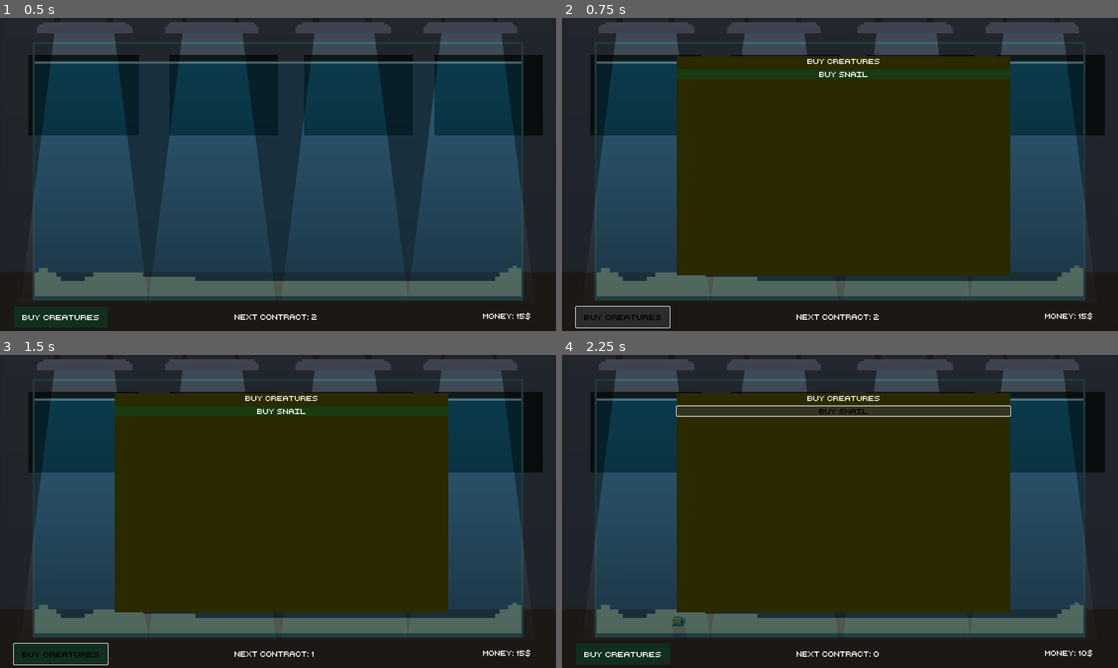
Above: before the commit, frames 1-4 (two rows, left to right).
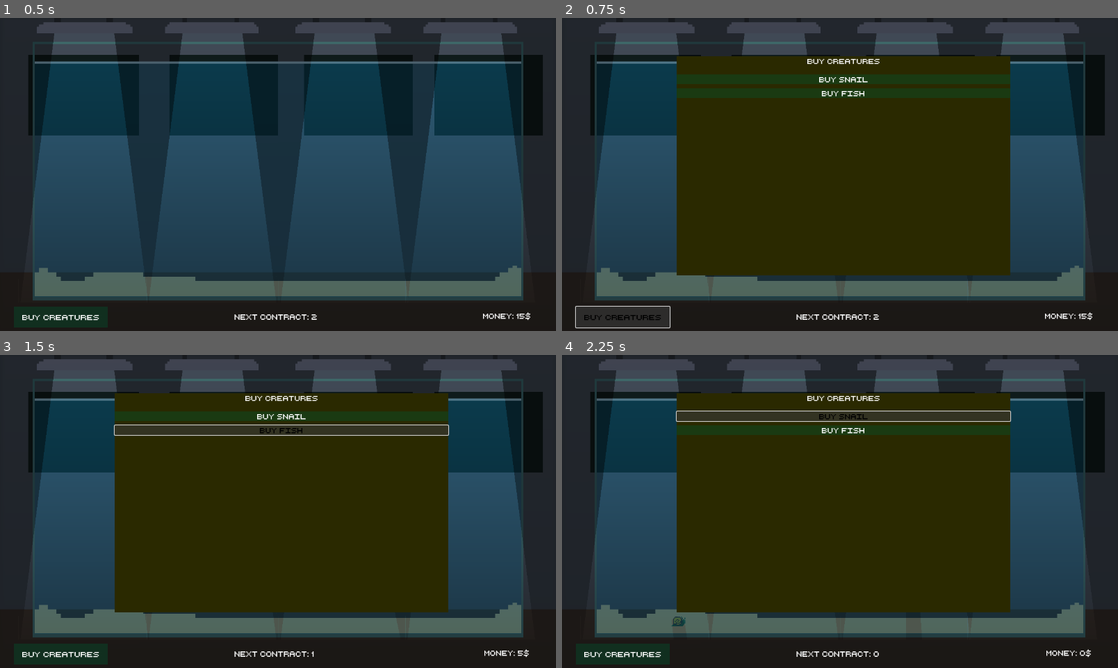
Above: after the commit, the same moments.

Repository: adrientremblay/ld56
Game: Godot game, scene res://scenes/game_screen.tscn
Two runs of this game, one before a commit and one after it. Both use one fixed random seed, a clock stepped at 60 frames per second and the inputs below.
Inputs (mouse positions are in pixels of both pictures, inside the frame that each line leads up to):
- Up to frame 1 (0.5 s): no input
- Up to frame 2 (0.75 s): click "Buy Creatures" at 0.5 s
- Up to frame 3 (1.5 s): click (283, 430) at 1.25 s, where only the run after the commit has a clickable "Buy Fish"
- Up to frame 4 (2.25 s): click "buy snail" at 2 s

Frame 1 is identical in both runs. In frame 2, 0.3% of the frame differs, in the area x 46-55%, y 17-26%; in frame 3, 2.7%, in the area x 2-96%, y 17-100%; in frame 4, 2.6%.

Commit message:
Fish will path to corpses

Diff:
--- a/scenes/game_screen.gd
+++ b/scenes/game_screen.gd
@@ -2,6 +2,7 @@
 
 @export var landCreatureScene: PackedScene
 @export var corpse_scene: PackedScene
+@export var waterCreatureScene: PackedScene
 
 @onready var contract_menu = $UI/ContractMenu
 @onready var corpse_spawn1 = $Aquarium/CorpseSpawn1
@@ -85,3 +86,13 @@
 
 func set_money_label():
 	$UI/MoneyLabel.text = "Money: " + str(snappedf(money, 0.01)) + "$"
+
+func _on_buy_fish_pressed() -> void:
+	if money < 10:
+		return
+	money -= 10
+	set_money_label()
+
+	var creature = waterCreatureScene.instantiate()
+	$Aquarium/Creatures.add_child(creature)
+	creatures_find_corpses()
--- a/scenes/game_screen.tscn
+++ b/scenes/game_screen.tscn
@@ -12,6 +12,7 @@
 [ext_resource type="Script" path="res://scenes/ContractMenu.gd" id="8_u3xyv"]
 [ext_resource type="PackedScene" uid="uid://83gh73m2e22b" path="res://scenes/contract.tscn" id="10_j63wu"]
 [ext_resource type="AudioStream" uid="uid://b1ff8obdl5xsk" path="res://assets/audio/theme_song.mp3" id="12_x36kj"]
+[ext_resource type="PackedScene" uid="uid://bx2cxds4tduly" path="res://scenes/water_creature.tscn" id="13_kriy5"]
 
 [sub_resource type="NavigationPolygon" id="NavigationPolygon_w865j"]
 vertices = PackedVector2Array(1043, 610, 1080, 378, 1143, 582, 436, 593, 476, 369, 551, 604, 741, 607, 783, 375, 858, 6 …(263 unchanged characters)…
@@ -37,6 +38,7 @@
 script = ExtResource("1_ka8qc")
 landCreatureScene = ExtResource("2_nfyws")
 corpse_scene = ExtResource("4_tr83u")
+waterCreatureScene = ExtResource("13_kriy5")
 
 [node name="AquariumBackdrop" type="Sprite2D" parent="."]
 position = Vector2(640, 360)
@@ -140,7 +142,6 @@
 expand_icon = true
 
 [node name="CreatureMenu" type="PanelContainer" parent="UI"]
-visible = false
 light_mask = 0
 layout_mode = 0
 offset_left = 264.0
@@ -152,6 +153,7 @@
 [node name="BoxContainer" type="BoxContainer" parent="UI/CreatureMenu"]
 material = SubResource("CanvasItemMaterial_r6l3h")
 layout_mode = 2
+theme_override_constants/separation = 10
 vertical = true
 
 [node name="Label" type="Label" parent="UI/CreatureMenu/BoxContainer"]
@@ -169,6 +171,12 @@
 layout_mode = 2
 theme = ExtResource("4_gs2f0")
 text = "buy snail"
+
+[node name="BuyFish" type="Button" parent="UI/CreatureMenu/BoxContainer"]
+light_mask = 0
+layout_mode = 2
+theme = ExtResource("4_gs2f0")
+text = "Buy Fish"
 
 [node name="ContractMenu" type="Panel" parent="UI"]
 visible = false
@@ -269,10 +277,11 @@
 autoplay = true
 
 [node name="Node2D" type="Node2D" parent="."]
-position = Vector2(1200, 577)
+position = Vector2(26, -131)
 
 [connection signal="pressed" from="UI/CreatureButton" to="UI" method="_on_creature_button_pressed"]
 [connection signal="pressed" from="UI/CreatureMenu/BoxContainer/BuySnail" to="." method="_on_buy_snail_pressed"]
+[connection signal="pressed" from="UI/CreatureMenu/BoxContainer/BuyFish" to="." method="_on_buy_fish_pressed"]
 [connection signal="contract_menu_opened" from="UI/ContractMenu" to="UI" method="_on_contract_menu_contract_menu_opened"]
 [connection signal="should_spawn_corpse" from="UI/ContractMenu" to="." method="_on_contract_menu_should_spawn_corpse"]
 [connection signal="timeout" from="UI/ContractMenu/NewContractTimer" to="UI/ContractMenu" method="_on_new_contract_timer_timeout"]
--- a/scripts/water_creature.gd
+++ b/scripts/water_creature.gd
@@ -11,6 +11,7 @@
 
 func _ready() -> void:
 	change_idle_position()
+	self.position = target_position
 
 func _physics_process(delta):
 	if target_position == null:
@@ -20,16 +21,21 @@
 	move_and_slide()
 
 func change_idle_position() -> void:
+	if target_corpse != null:
+		return
+
 	set_movement_target(WATER_TOP_LEFT_POS + (randf()*AQUARIUM_Y_VECTOR) + (randf()*AQUARIUM_X_VECTOR))
 
 func _on_idle_position_timer_timeout() -> void:
 	change_idle_position()
 
 func set_target(corpse):
+	print("setting target to corpse")
 	self.target_corpse = corpse
-	set_movement_target(corpse.position)
+	set_movement_target(corpse.global_position)
 
 func set_movement_target(target_pos: Vector2):
+	print("target: " + str(target_pos.x) + " " + str(target_pos.y))
 	self.target_position = target_pos
 	var dir = target_position - self.position
 	if (dir.x > 0):
Not shown: 1 places in scenes/game_screen.tscn that only renumber resources
